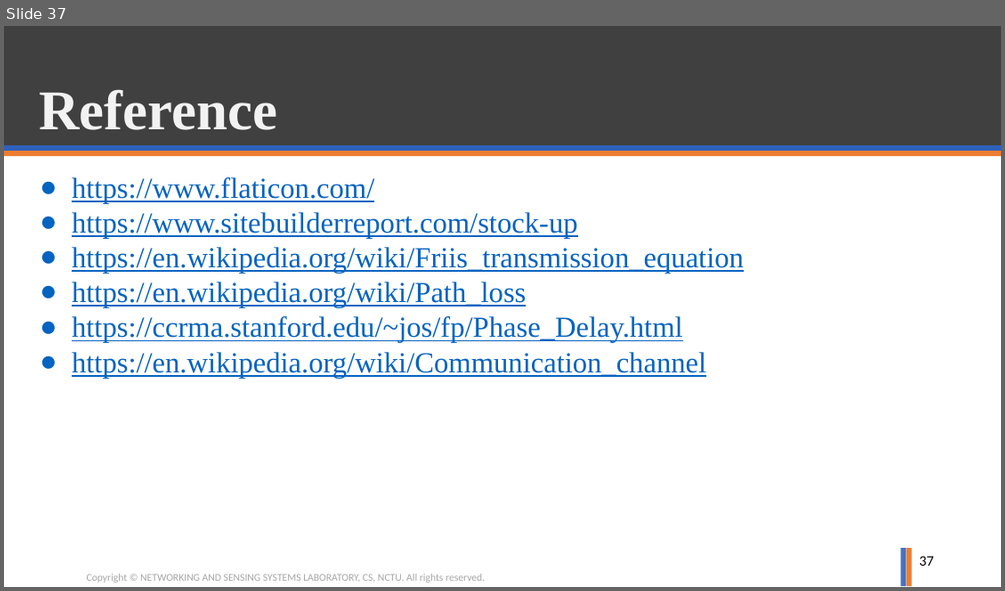
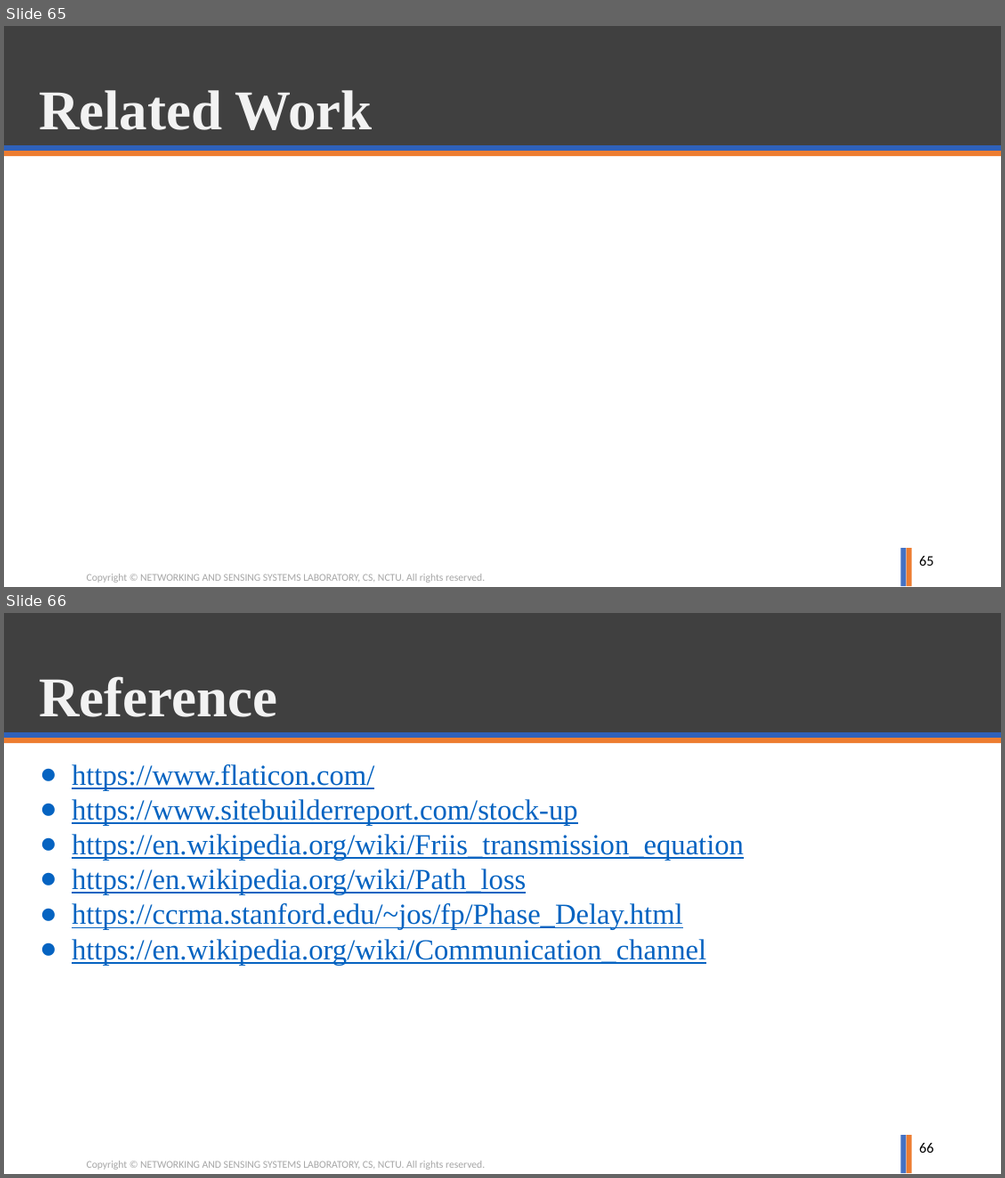
Before and after one commit to ghostkingwilly/Signal_Training_Freshman, a slide deck: Freshman_Training.pptx. Shown one above the other, each under a label of ours: slide 37 before the commit, slides 65 and 66 after it. The pictures are 1005x591 and 1005x1178 pixels, drawn with LibreOffice and Linux fonts; fonts in the diff are those of the drawing; background and template pictures are left out. Boxes give left, top, right and bottom in pixels: in the first picture for what was removed or moved away, otherwise in the second. Text is boxed around its words. In the diff, an @@ line names an element or a change of style, - is before the commit and + after.

```diff
--- a/Freshman_Training.pptx
+++ b/Freshman_Training.pptx
@@ slide 65 added at <box>4,26,1001,587</box>, background #FFFFFF; not listed: 6 template elements that a slide beside it also shows @@
@@ title added at <box>39,90,372,130</box>, 54 pt, text #F2F2F2, bold @@
+Related Work
@@ page number added at <box>919,556,934,565</box>, 14 pt, text #000000 @@
+65
@@ what was slide 37 is now slide 66 @@
@@ page number at <box>919,1143,934,1152</box>: text changed @@
-37
+66
```
Also in this commit, not shown: 29 other slides added, 1 slide removed.
